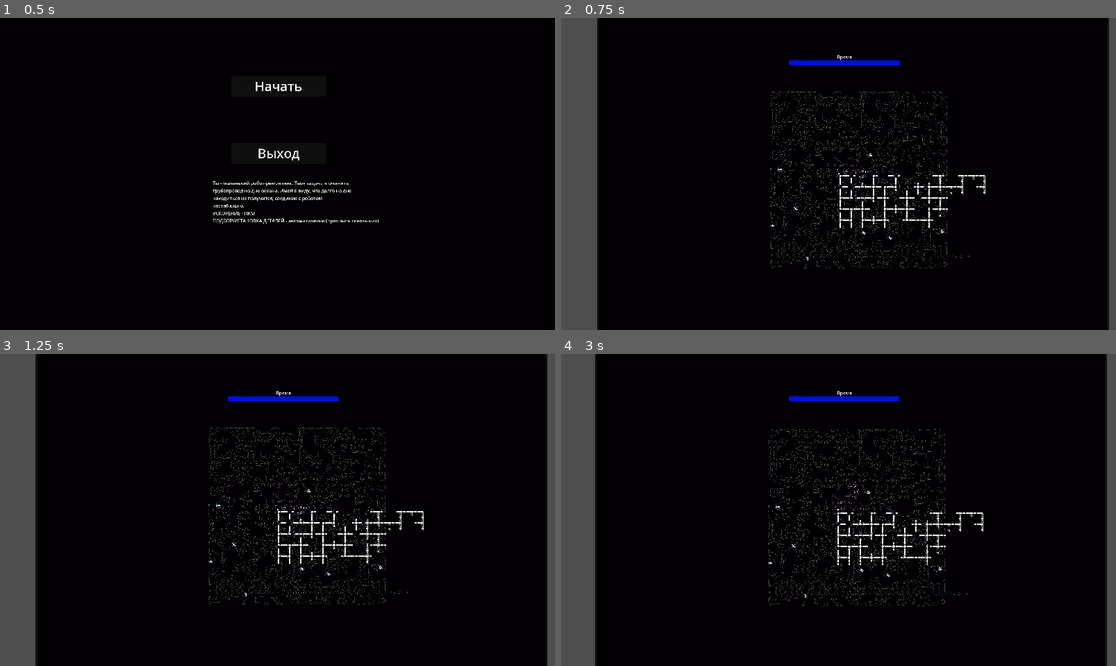
Above: before the commit, frames 1-4 (two rows, left to right).
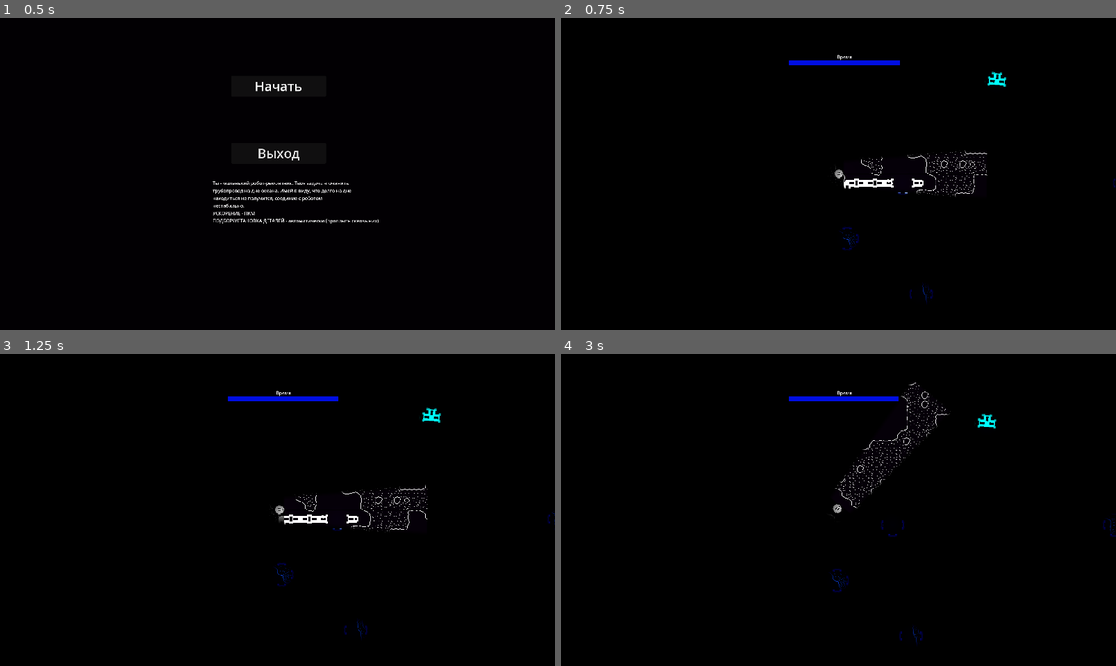
Above: after the commit, the same moments.

Repository: Overlord1704/PashtetJam1
Game: Godot game, scene res://scenes/StartMenu/start_menu.tscn
The game is run twice, just before and just after one commit, with the same random seed, the same clock (stepped at 60 frames per second) and the same inputs.
Inputs (mouse positions are in pixels of both pictures, inside the frame that each line leads up to):
- Up to frame 1 (0.5 s): no input
- Up to frame 2 (0.75 s): click "Начать" at 0.5 s
- Up to frame 3 (1.25 s): no input
- Up to frame 4 (3 s): move the mouse to (960, 494) at 1.27 s; click (960, 494) at 1.42 s; move the mouse to (727, 525) at 2.02 s; click (727, 525) at 2.17 s; move the mouse to (894, 441) at 2.77 s; click (894, 441) at 2.92 s

Frame 1 is identical in both runs. In frame 2, 10% of the frame differs, in the area x 0-100%, y 0-100%; in frame 3, 10%; in frame 4, 10%.

Commit message:
none

Diff:
--- a/scenes/Level/level.tscn
+++ b/scenes/Level/level.tscn
@@ -43,7 +43,7 @@
 noise_scale = 12.0
 
 [node name="Player" parent="." instance=ExtResource("1_0m6js")]
-position = Vector2(0.75, 0.75)
+position = Vector2(1, 1)
 collision_mask = 16
 
 [node name="Location" parent="." instance=ExtResource("2_phj4u")]
@@ -53,7 +53,6 @@
 num_holes = 20
 
 [node name="DirectionalLight2D" type="DirectionalLight2D" parent="."]
-visible = false
 energy = 1.2
 blend_mode = 1
 
--- a/scenes/Player/player.tscn
+++ b/scenes/Player/player.tscn
@@ -79,7 +79,7 @@
 texture = SubResource("GradientTexture2D_1xof5")
 
 [node name="Camera2D" type="Camera2D" parent="."]
-zoom = Vector2(0.1, 0.1)
+zoom = Vector2(0.5, 0.5)
 position_smoothing_enabled = true
 
 [node name="Movement" type="AudioStreamPlayer2D" parent="."]
